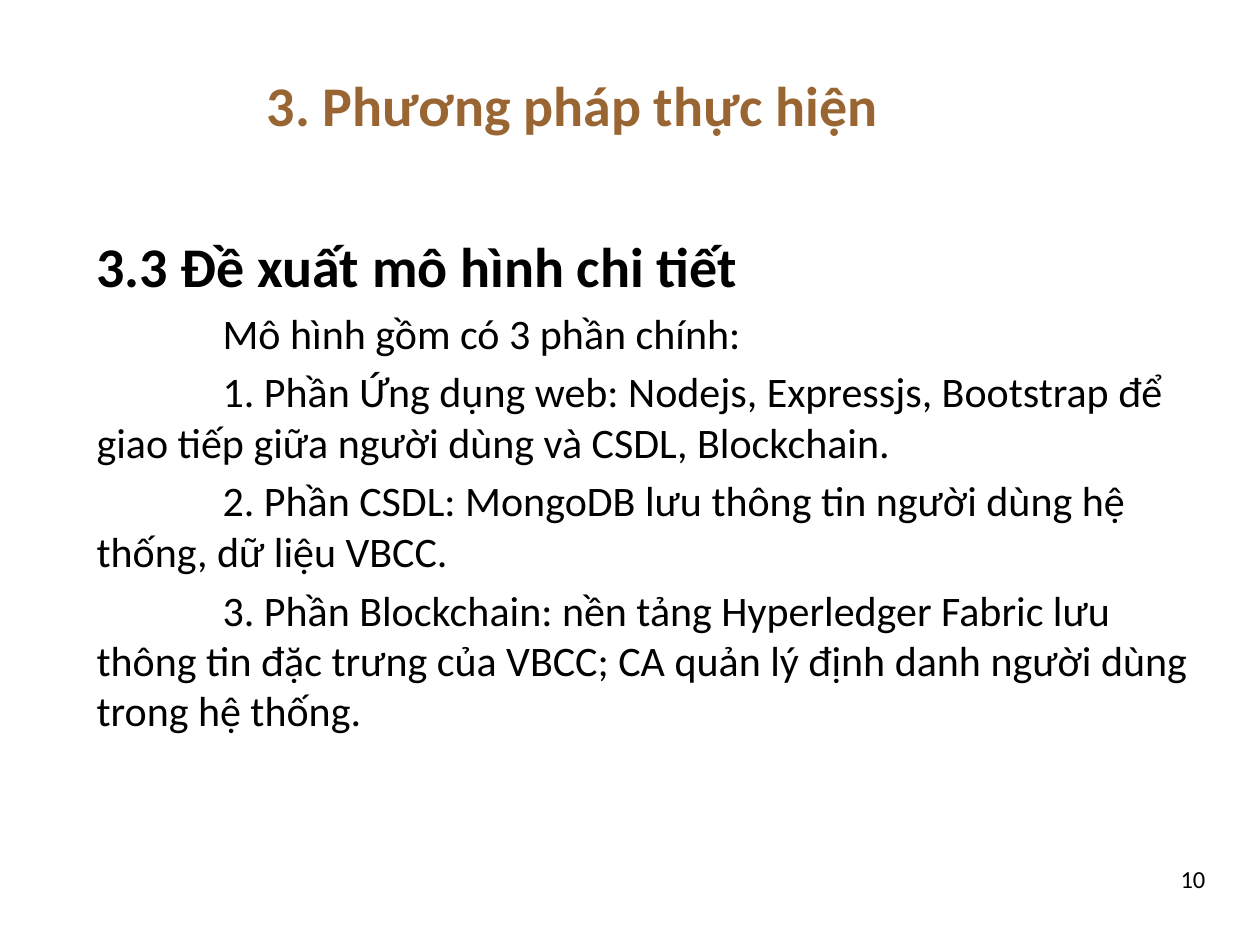
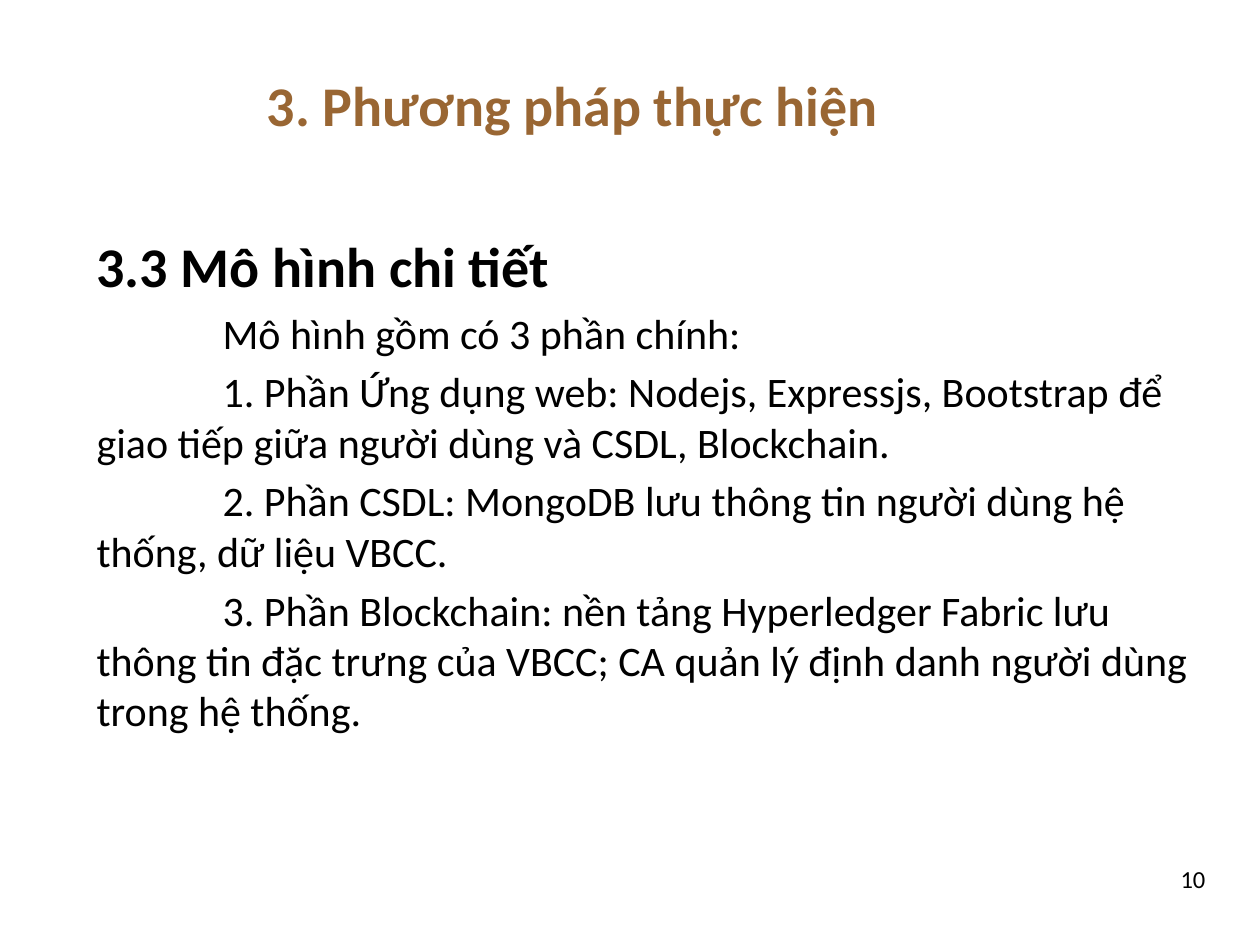
Before and after one commit to dtdungm/blockchain-vbcc, a slide deck: slide 10 of luan_van.pptx. Drawn at 1260x945 pixels with LibreOffice and Linux fonts; fonts in the diff are those of the drawing; background and template pictures are left out. Boxes give left, top, right and bottom in pixels: in the first picture for what was removed or moved away, otherwise in the second. Text is boxed around its words. In the diff, an @@ line names an element or a change of style, - is before the commit and + after.

```diff
--- a/luan_van.pptx
+++ b/luan_van.pptx
@@ text at (97, 244, 549, 288): text changed @@
-3.3 Đề xuất mô hình chi tiết
+3.3 Mô hình chi tiết
```
Also in this commit, not shown: 6 other slides changed, 2 slides added, 1 slide removed.
